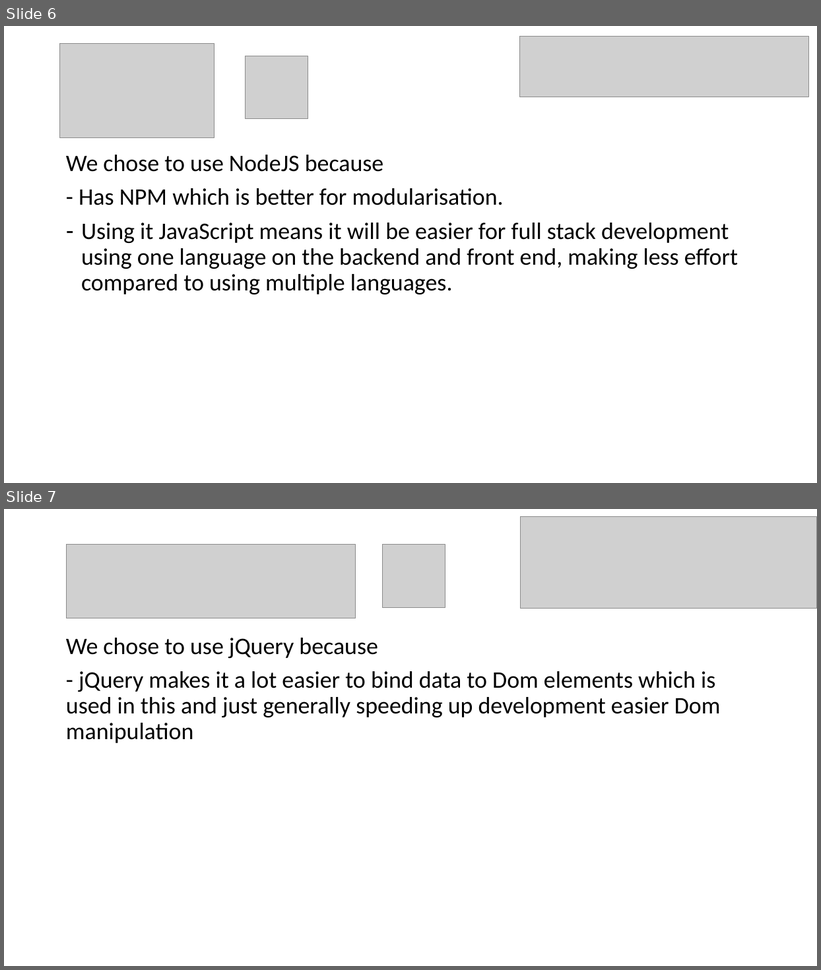
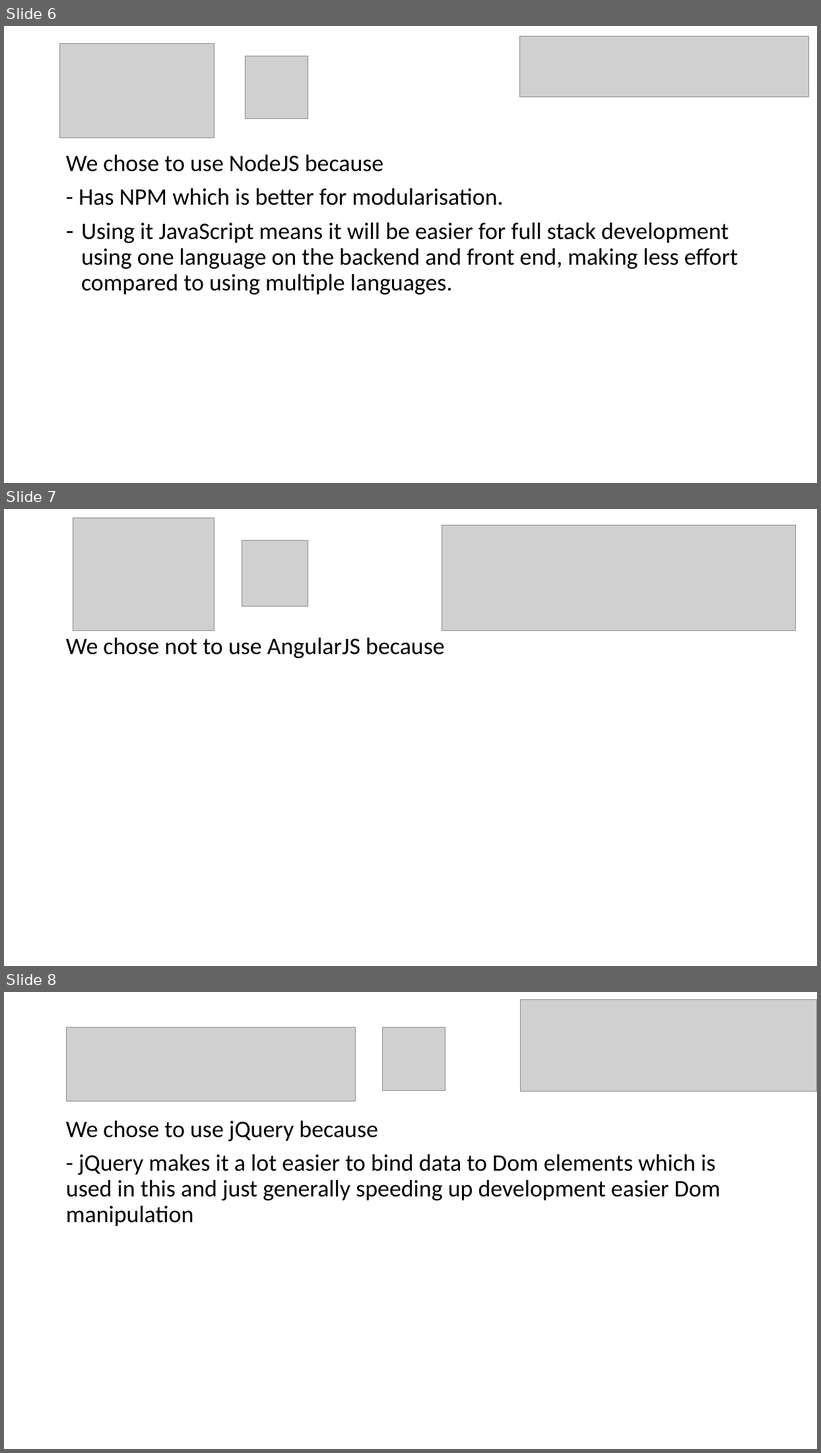
Before and after one commit to Adv-Web-Restaurant-Group3/Paperless-Restaurant, a slide deck: doc/presentation.pptx. Shown one above the other, each under a label of ours: slides 6 and 7 before the commit, slides 6, 7 and 8 after it. The pictures are 821x970 and 821x1453 pixels, drawn with LibreOffice and Linux fonts; fonts in the diff are those of the drawing; grey boxes stand for pictures. Boxes give left, top, right and bottom in pixels: in the first picture for what was removed or moved away, otherwise in the second. Text is boxed around its words. In the diff, an @@ line names an element or a change of style, - is before the commit and + after.

```diff
--- a/doc/presentation.pptx
+++ b/doc/presentation.pptx
@@ slide 7 added at (x1=4, y1=509, x2=817, y2=966), background #FFFFFF @@
@@ picture added at (x1=73, y1=518, x2=214, y2=631) @@
@@ picture added at (x1=442, y1=525, x2=796, y2=631) @@
@@ picture added at (x1=242, y1=541, x2=308, y2=607) @@
@@ text added at (x1=66, y1=638, x2=445, y2=658), 28 pt, text #000000 @@
+We chose not to use AngularJS because
@@ what was slide 7 is now slide 8 @@
```
Also in this commit, not shown: 1 other slide added.
